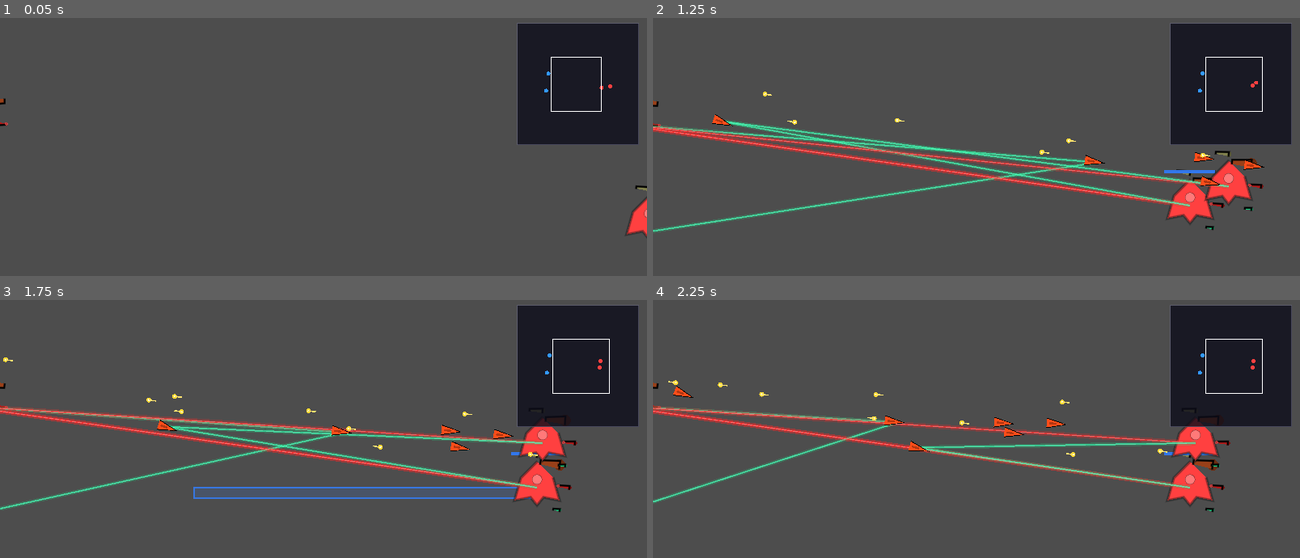
Above: before the commit, frames 1-4 (two rows, left to right).
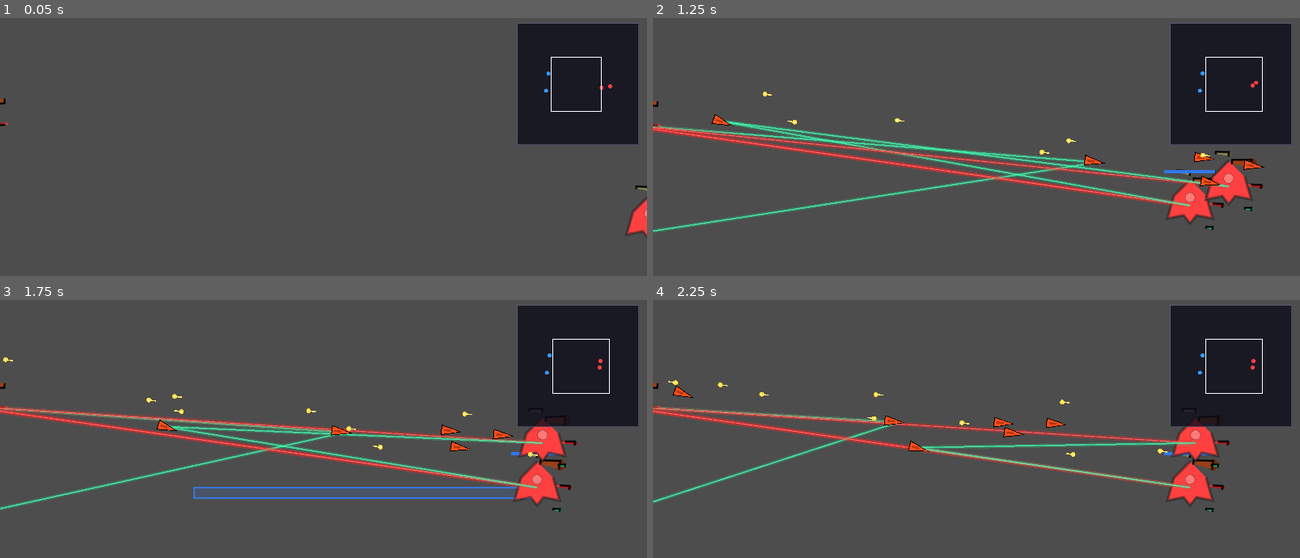
Above: after the commit, the same moments.

Repository: ZhanXuzhao/SpaceRTS
Game: Godot game, scene res://scenes/main.tscn
The game is run twice, just before and just after one commit, with the same random seed, the same clock (stepped at 60 frames per second) and the same inputs.
Inputs (mouse positions are in pixels of both pictures, inside the frame that each line leads up to):
- Up to frame 1 (0.05 s): no input
- Up to frame 2 (1.25 s): tap Enter at 0.5 s; move the mouse to (1118, 180) at 0.52 s; hold W from 0.53 s (still down); tap R at 0.6 s; click (1118, 180) at 0.67 s
- Up to frame 3 (1.75 s): release W at 1.25 s; drag from (194, 498) to (537, 488) at 1.27 s
- Up to frame 4 (2.25 s): move the mouse to (1041, 400) at 2.02 s; hold W from 2.03 s (still down); hold Shift from 2.03 s (still down)

Frame 1 is identical in both runs. In frame 2, less than 0.1% of the frame differs, in the area x 9-92%, y 37-66%; in frame 3, less than 0.1%; in frame 4, less than 0.1%, in the area x 3-61%, y 33-59%.

Commit message:
Fix missile triangle: use draw_set_transform for correct orientation

Diff:
--- a/scripts/projectile.gd
+++ b/scripts/projectile.gd
@@ -118,15 +118,17 @@
 func _draw() -> void:
 	if is_homing:
 		# 导弹：三角形，高宽比4，方向与速度一致
-		var half_h = projectile_size * 2.0   # 高度 = size * 4
-		var half_w = projectile_size * 1.0   # 宽度 = size * 2
-		var tip = _direction * half_h
-		var perp = _direction.rotated(deg_to_rad(90))
-		var b1 = -_direction * half_h + perp * half_w
-		var b2 = -_direction * half_h - perp * half_w
-		var tri = PackedVector2Array([tip, b1, b2])
+		var half_h = projectile_size * 2.0
+		var half_w = projectile_size * 1.0
+		draw_set_transform(Vector2.ZERO, _direction.angle())
+		var tri = PackedVector2Array([
+			Vector2(half_h, 0),
+			Vector2(-half_h, -half_w),
+			Vector2(-half_h, half_w),
+		])
 		draw_colored_polygon(tri, projectile_color)
-		draw_polyline(PackedVector2Array([b1, tip, b2]), Color.BLACK, 1.0, false)
+		draw_polyline(PackedVector2Array([Vector2(half_h, 0), Vector2(-half_h, -half_w), Vector2(-half_h, half_w), Vector2(half_h, 0)]), Color.BLACK, 1.0, false)
+		draw_set_transform(Vector2.ZERO, 0.0)
 		# 尾焰
 		var tail = -_direction * projectile_size * 1.5
 		draw_line(Vector2.ZERO, tail, projectile_color.darkened(0.3), projectile_size * 0.4)
